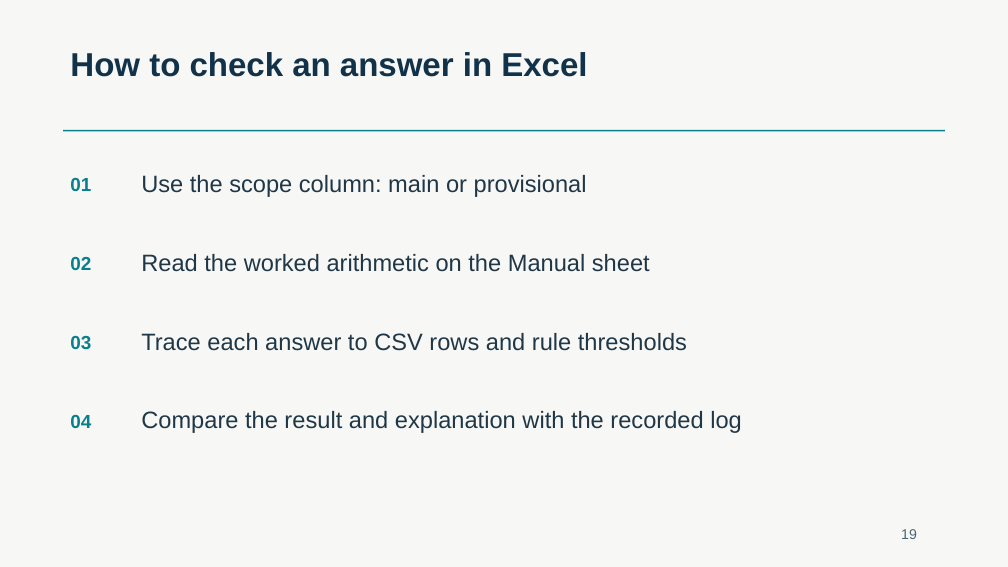
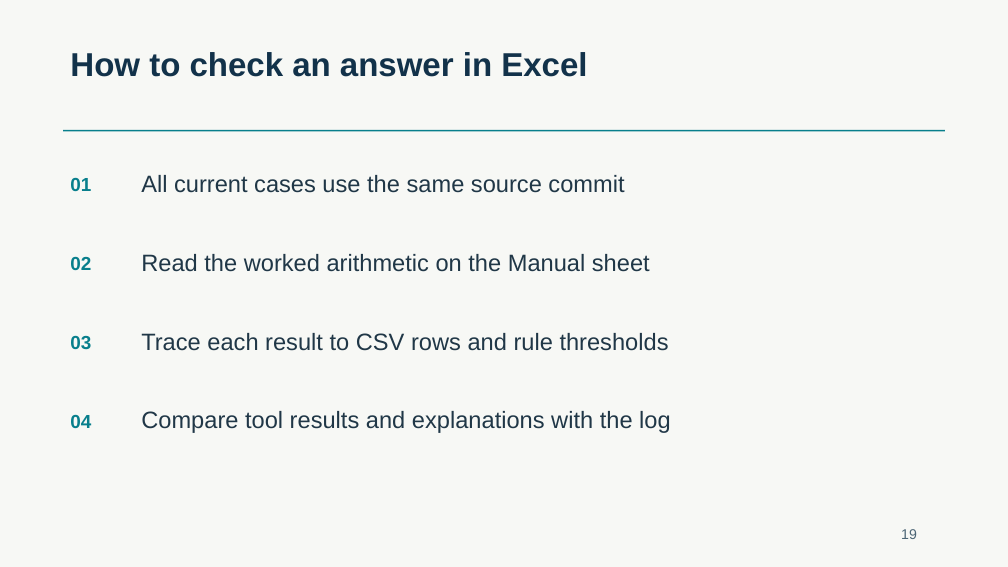
Before and after one commit to HaHiepThanh/mcp-ts, a slide deck: slide 19 of phase2/runs/khoa/MCP-TS-SDK-phase2.pptx. Drawn at 1008x567 pixels with LibreOffice and Linux fonts; fonts in the diff are those of the drawing. Boxes give left, top, right and bottom in pixels: in the first picture for what was removed or moved away, otherwise in the second. Text is boxed around its words. In the diff, an @@ line names an element or a change of style, - is before the commit and + after.

```diff
--- a/phase2/runs/khoa/MCP-TS-SDK-phase2.pptx
+++ b/phase2/runs/khoa/MCP-TS-SDK-phase2.pptx
@@ text at [141, 175, 624, 193]: text changed @@
-Use the scope column: main or provisional
+All current cases use the same source commit
@@ text at [141, 333, 669, 351]: text changed @@
-Trace each answer to CSV rows and rule thresholds
+Trace each result to CSV rows and rule thresholds
@@ text at [141, 411, 671, 433]: text changed @@
-Compare the result and explanation with the recorded log
+Compare tool results and explanations with the log
```
Also in this commit, not shown: 12 other slides changed, 25 other files.
